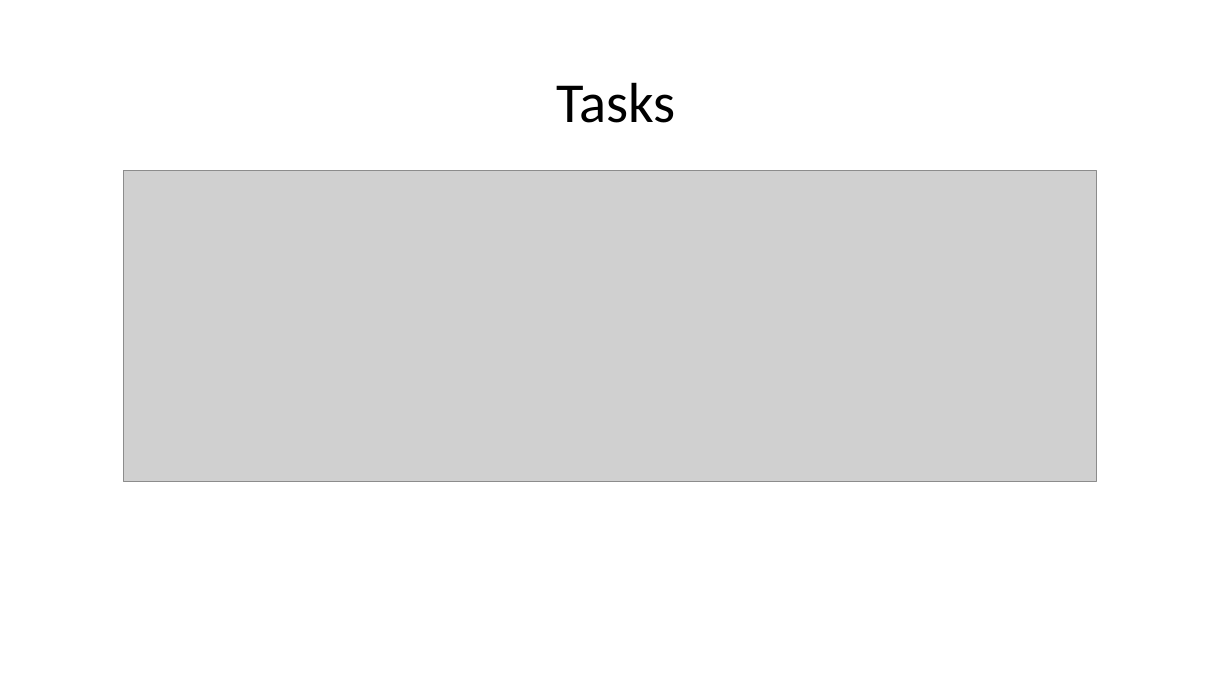
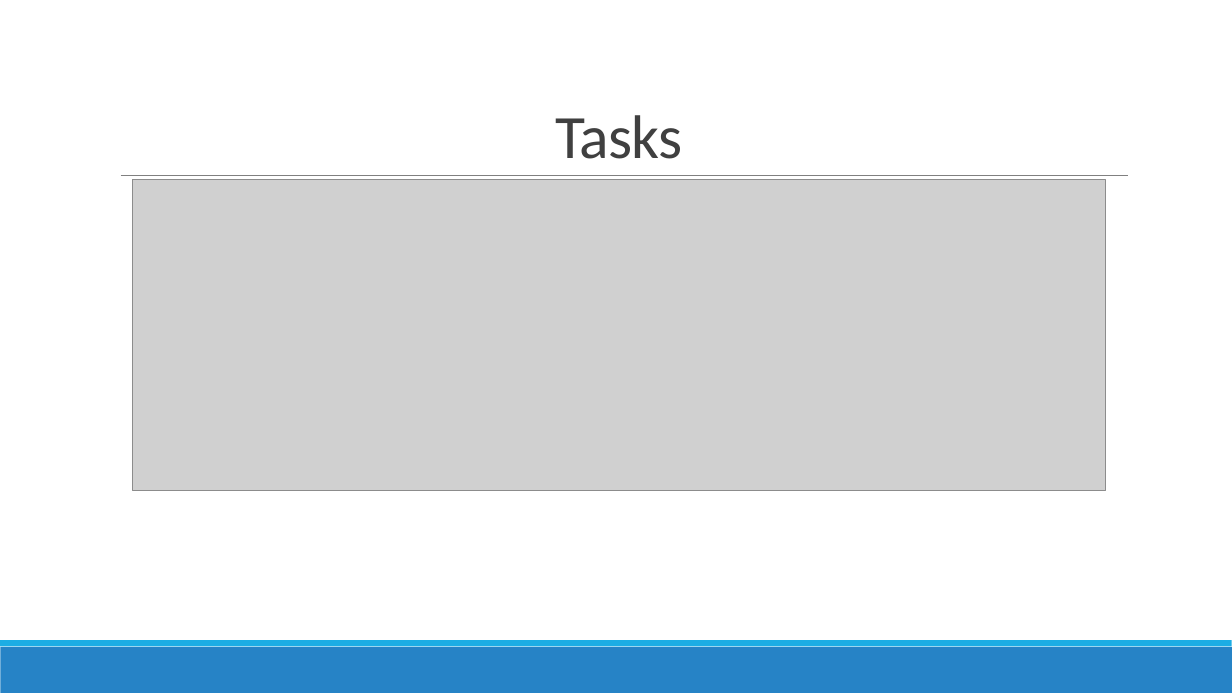
Before and after one commit to Dynamic-Deliveries/Shopping-Cart, a slide deck: slide 10 of Dynamic Deliveries.pptx. Drawn at 1232x693 pixels with LibreOffice and Linux fonts; fonts in the diff are those of the drawing; grey boxes stand for pictures. Boxes give left, top, right and bottom in pixels: in the first picture for what was removed or moved away, otherwise in the second. Text is boxed around its words. In the diff, an @@ line names an element or a change of style, - is before the commit and + after.

```diff
--- a/Dynamic Deliveries.pptx
+++ b/Dynamic Deliveries.pptx
@@ title "Tasks": place and size @@
-title "Tasks" at (556,82,675,123)
+title "Tasks" at (555,115,683,159)
@@ title "Tasks" at (555,115,683,159): size 44 to 48 pt, text colour #000000 to #404040, letter spacing 0 to -0.5 pt; line spacing 0.9 to 0.85; vertical alignment middle to bottom @@
@@ line added from (121, 176) to (1128, 176), #808080 0.5 pt @@
@@ picture: place and size @@
-picture at (123,171,1096,482)
+picture at (133,180,1106,492)
@@ rectangle added at (0,647,1232,693), fill #2683C6 @@
@@ rectangle added at (0,640,1232,647), fill #1CADE4 @@
```
Also in this commit, not shown: 19 other slides changed, 1 slide added.
